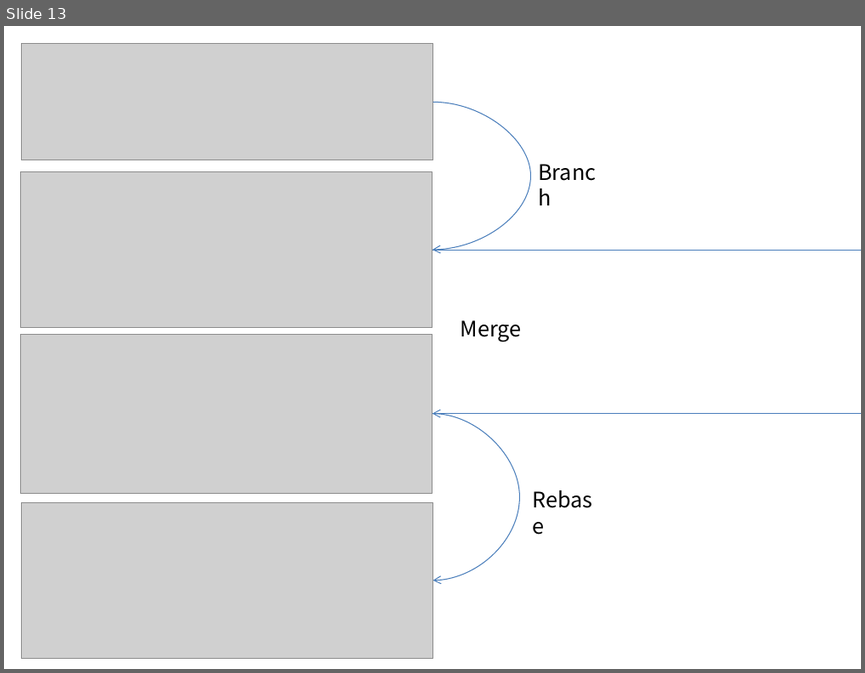
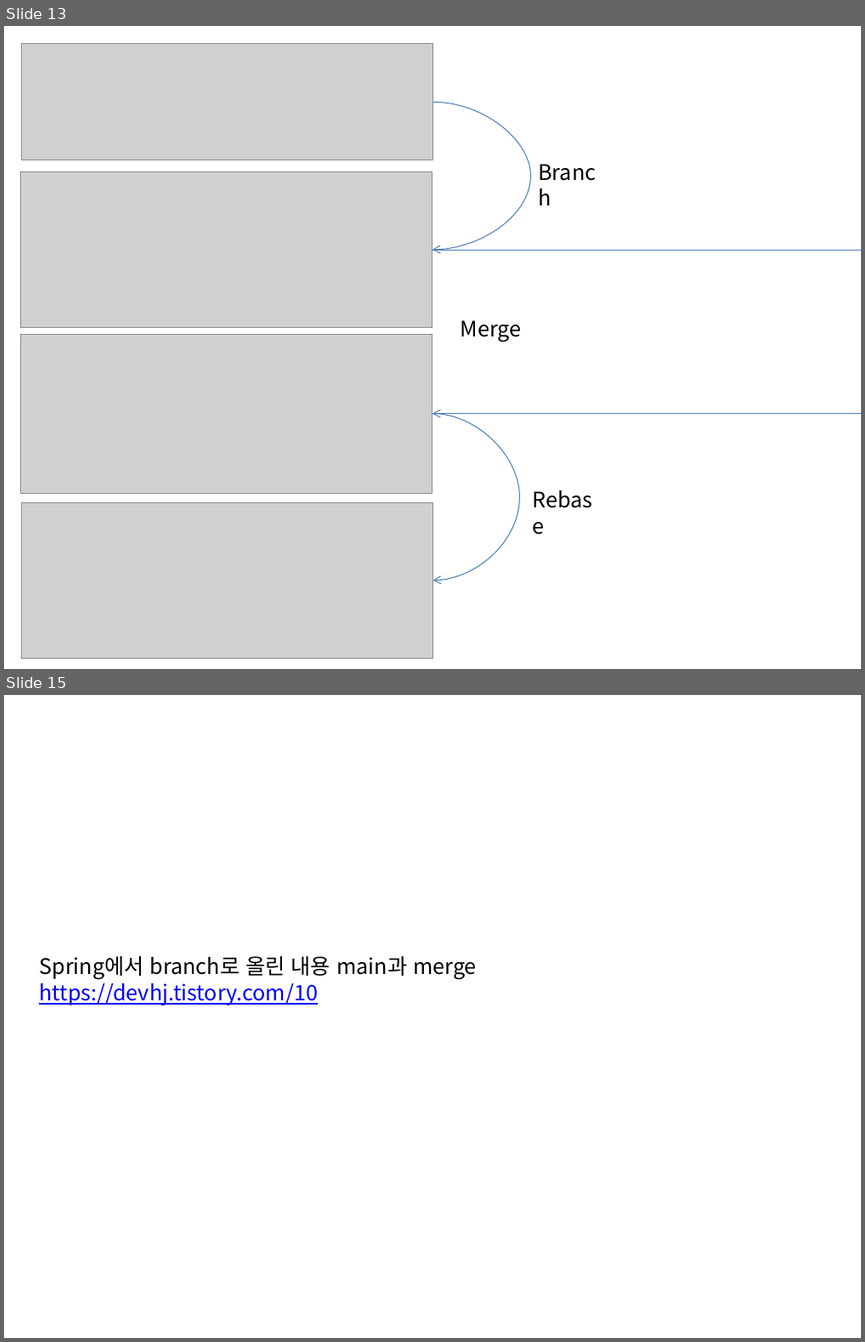
Before and after one commit to chungsuhyeon/project, a slide deck: 프로젝트 파일/Github.pptx. Shown one above the other, each under a label of ours: slide 13 before the commit, slides 13 and 15 after it; the slides between them are not shown. The pictures are 865x673 and 865x1342 pixels, drawn with LibreOffice and Linux fonts; fonts in the diff are those of the drawing; grey boxes stand for pictures. Boxes give left, top, right and bottom in pixels: in the first picture for what was removed or moved away, otherwise in the second. Text is boxed around its words. In the diff, an @@ line names an element or a change of style, - is before the commit and + after.

```diff
--- a/프로젝트 파일/Github.pptx
+++ b/프로젝트 파일/Github.pptx
@@ slide 15 added at bbox=[4, 695, 861, 1338], background #FFFFFF @@
@@ text added at bbox=[39, 956, 477, 1005], 18 pt, text #000000 @@
+Spring에서 branch로 올린 내용 main과 merge
+https://devhj.tistory.com/10
```
Also in this commit, not shown: 1 other slide added, 3 slides removed, 1 other file.
